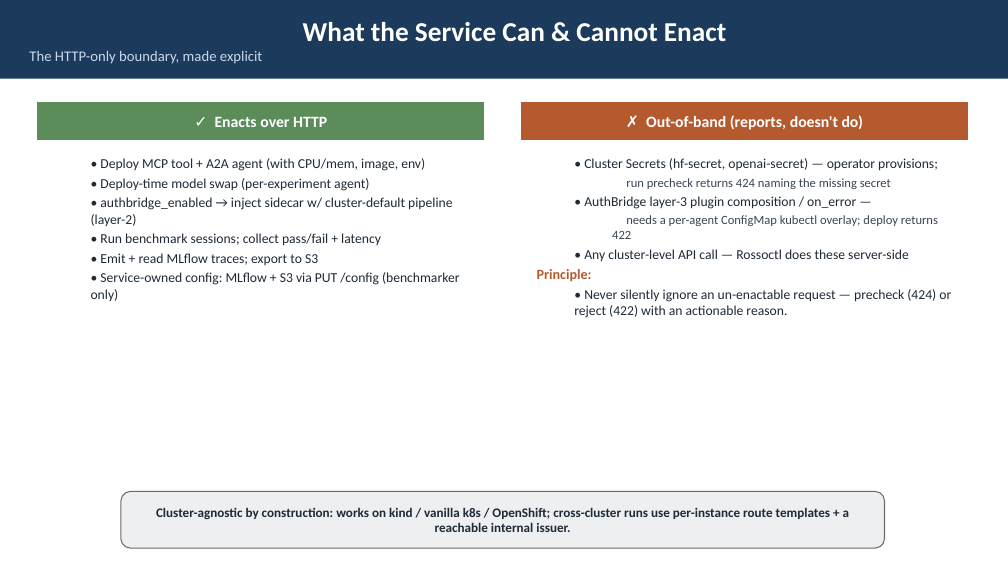
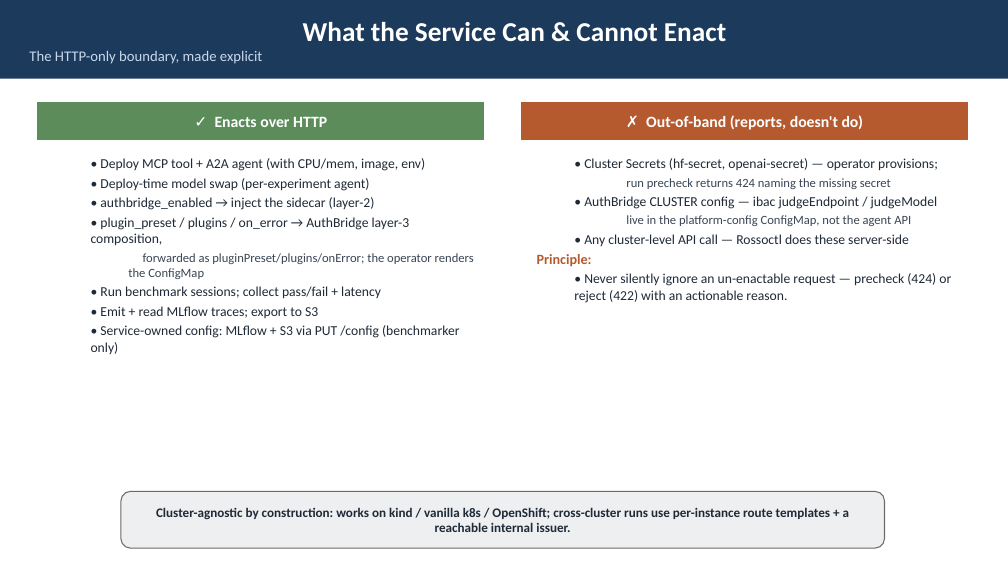
Before and after one commit to webchang/benchmarking, a slide deck: slide 7 of docs/BenchmarkingService.pptx. Drawn at 1008x567 pixels with LibreOffice and Linux fonts; fonts in the diff are those of the drawing. Boxes give left, top, right and bottom in pixels: in the first picture for what was removed or moved away, otherwise in the second. Text is boxed around its words. In the diff, an @@ line names an element or a change of style, - is before the commit and + after.

```diff
--- a/docs/BenchmarkingService.pptx
+++ b/docs/BenchmarkingService.pptx
@@ text at [91,197,474,279]: text changed @@
-  • authbridge_enabled → inject sidecar w/ cluster-default pipeline (layer-2)
+  • authbridge_enabled → inject the sidecar (layer-2)
+  • plugin_preset / plugins / on_error → AuthBridge layer-3 composition,
+    forwarded as pluginPreset/plugins/onError; the operator renders the ConfigMap
@@ text at [584,196,938,226]: text changed; size 12 to 13 pt; text colour #3A4654 to #1F2A37 @@
-  • AuthBridge layer-3 plugin composition / on_error —
-    needs a per-agent ConfigMap kubectl overlay; deploy returns 422
+  • AuthBridge CLUSTER config — ibac judgeEndpoint / judgeModel
+    live in the platform-config ConfigMap, not the agent API
```
Also in this commit, not shown: 4 other slides changed, 2 other files.
